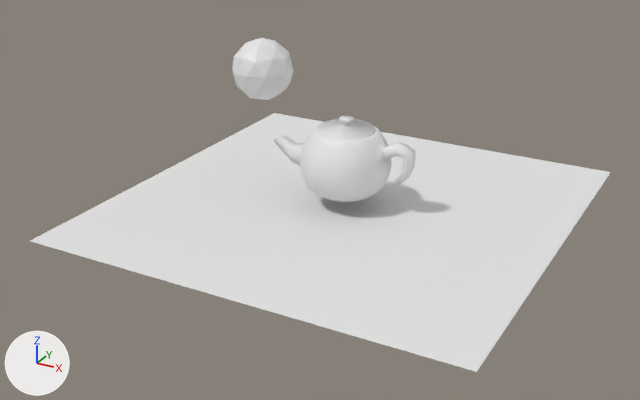
The OBJ model resources/Models/teapot/pot.obj, before and after one commit.
The view is the same before and after, from a 50 mm lens placed at (11.84, -23.22, 10.08), pointed at (-0.29, -1.16, -0.94). Every picture has the same lights, and +X, +Y and +Z are marked at lower left. Where no turn or scale is listed for an object, it has been applied to the vertices.

The older version as bpy lines, for what is in view:
```python
me_cylinder = bpy.data.meshes.new('Cylinder')
me_cylinder.from_pydata(...)  # 554 vertices, 1104 faces; spans x -2.53..2.28, y -1.45..1.45, z -1.0..1.42
me_icosphere = bpy.data.meshes.new('Icosphere')
me_icosphere.from_pydata(...)  # an icosphere of 80 faces spanning x -3.95..-2.05, y -1.0..1.0, z 1.57..3.57
me_plane = bpy.data.meshes.new('Plane')
me_plane.from_pydata([(-6.86, -6.86, -1.46), (6.86, -6.86, -1.46), (-6.86, 6.86, -1.46), (6.86, 6.86, -1.46)], [], [(1, 3, 2), (0, 1, 2)])
ob_cylinder = bpy.data.objects.new('Cylinder', me_cylinder)
ob_cylinder.location = (0.0, 0.0, 0.0)
ob_icosphere = bpy.data.objects.new('Icosphere', me_icosphere)
ob_icosphere.location = (0.0, 0.0, 0.0)
ob_plane = bpy.data.objects.new('Plane', me_plane)
ob_plane.location = (0.0, 0.0, 0.0)
```
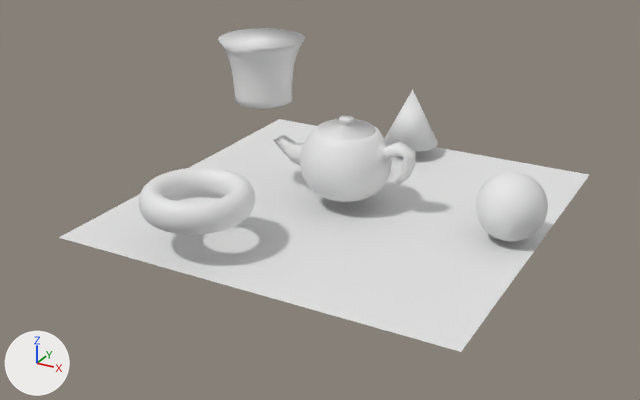
Pixel boxes [x1, y1, x2, y2] of what changed, in the pictures (640 x 400 px):
'Plane', reshaped (9% narrower, 10% shorter): before [30, 113, 611, 372]; after [59, 119, 589, 352]
'Torus.002', added: after [139, 167, 255, 235]
'Cylinder.001', added: after [218, 28, 305, 108]
'Sphere_Sphere.001', added: after [476, 171, 548, 242]
'Icosphere', deleted: before [232, 38, 293, 100]
'Cone', added: after [385, 89, 438, 151]

What changed in the scene script:
```text
Change me_plane:
    where me_plane.from_pydata(...)  # 4 vertices, 2 faces; spans x -6.86..6.86, y -6.86..6.86, z -1.46
    used by ob_plane; location = (0.0, 0.0, 0.0)
    me_plane part 1
    me_plane.vertices[0].co: (-6.86, -6.86, -1.46) -> (-6.27, -6.27, -1.46)  # pixel (29, 241) -> pixel (58, 237)
    me_plane.vertices[1].co: (6.86, -6.86, -1.46) -> (6.27, -6.27, -1.46)  # pixel (476, 371) -> pixel (461, 351)
    me_plane.vertices[2].co: (-6.86, 6.86, -1.46) -> (-6.27, 6.27, -1.46)  # pixel (274, 112) -> pixel (279, 119)
    me_plane.vertices[3].co: (6.86, 6.86, -1.46) -> (6.27, 6.27, -1.46)  # pixel (610, 172) -> pixel (589, 174)
Add me_torus_002:
    me_torus_002.from_pydata(...)  # 867 vertices, 1734 faces; spans x -3.94..-0.67, y -6.33..-3.05, z -0.46..0.46
Add me_sphere_sphere_001:
    me_sphere_sphere_001.from_pydata(...)  # a UV sphere (42 segments, 20 rings, poles along z) spanning x 4.37..6.41, y -1.02..1.02, z -1.41..0.63
Add me_cylinder_001:
    me_cylinder_001.from_pydata(...)  # 360 vertices, 716 faces; spans x -4.36..-1.64, y -1.36..1.36, z 1.57..3.57
Add me_cone:
    me_cone.from_pydata(...)  # 33 vertices, 62 faces; spans x -1.0..1.0, y 4.17..6.17, z -1.0..1.0
Remove ob_icosphere:
    ob_icosphere = bpy.data.objects.new('Icosphere', me_icosphere)
    ob_icosphere.location = (0.0, 0.0, 0.0)
Add ob_torus_002:
    ob_torus_002 = bpy.data.objects.new('Torus.002', me_torus_002)
    ob_torus_002.location = (0.0, 0.0, 0.0)
Add ob_sphere_sphere_001:
    ob_sphere_sphere_001 = bpy.data.objects.new('Sphere_Sphere.001', me_sphere_sphere_001)
    ob_sphere_sphere_001.location = (0.0, 0.0, 0.0)
Add ob_cylinder_001:
    ob_cylinder_001 = bpy.data.objects.new('Cylinder.001', me_cylinder_001)
    ob_cylinder_001.location = (0.0, 0.0, 0.0)
Add ob_cone:
    ob_cone = bpy.data.objects.new('Cone', me_cone)
    ob_cone.location = (0.0, 0.0, 0.0)
```
